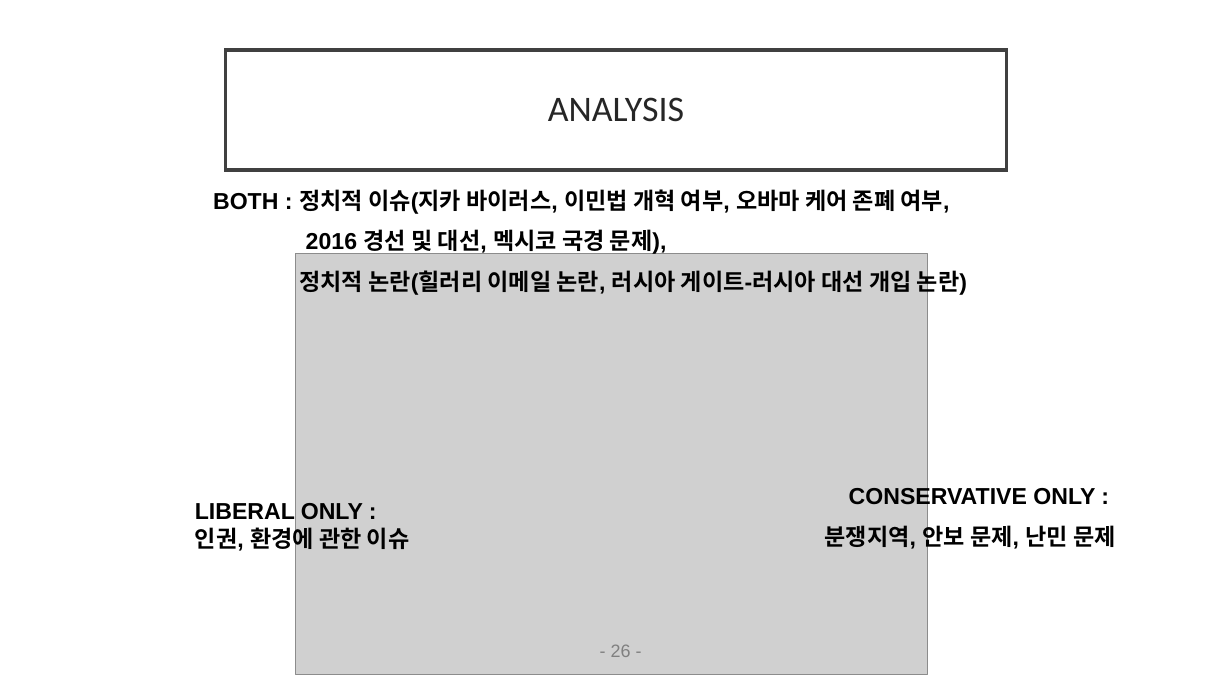
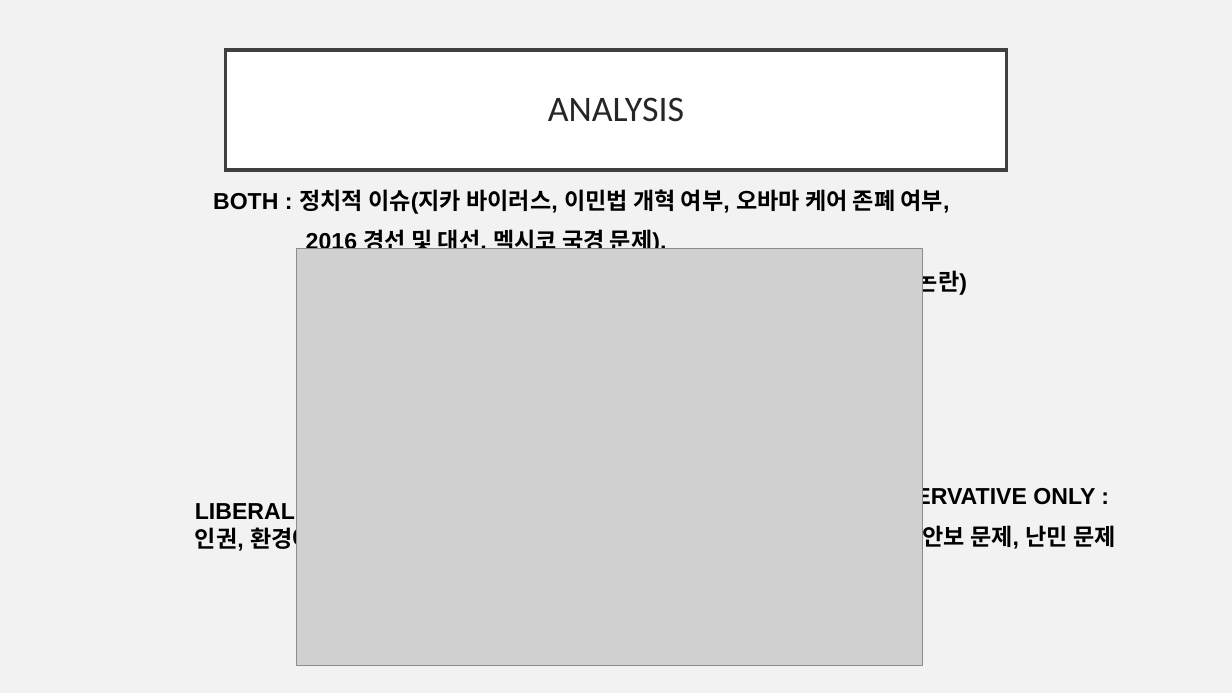
Before and after one commit to EJLEE5826/American_News_Topic_Modeling-using_LDA, a slide deck: slide 26 of final_pptNLP.pptx. Drawn at 1232x693 pixels with LibreOffice and Linux fonts; fonts in the diff are those of the drawing; grey boxes stand for pictures. Boxes give left, top, right and bottom in pixels: in the first picture for what was removed or moved away, otherwise in the second. Text is boxed around its words. In the diff, an @@ line names an element or a change of style, - is before the commit and + after.

Commit message:
Change VennDiagram Image

```diff
--- a/final_pptNLP.pptx
+++ b/final_pptNLP.pptx
@@ background #FFFFFF to #F2F2F2 @@
@@ picture: place and size @@
-picture at box(296, 253, 928, 675)
+picture at box(297, 249, 922, 665)
@@ text removed at box(611, 644, 631, 657) @@
-- 26 -
```
Also in this commit, not shown: 6 other slides changed.
